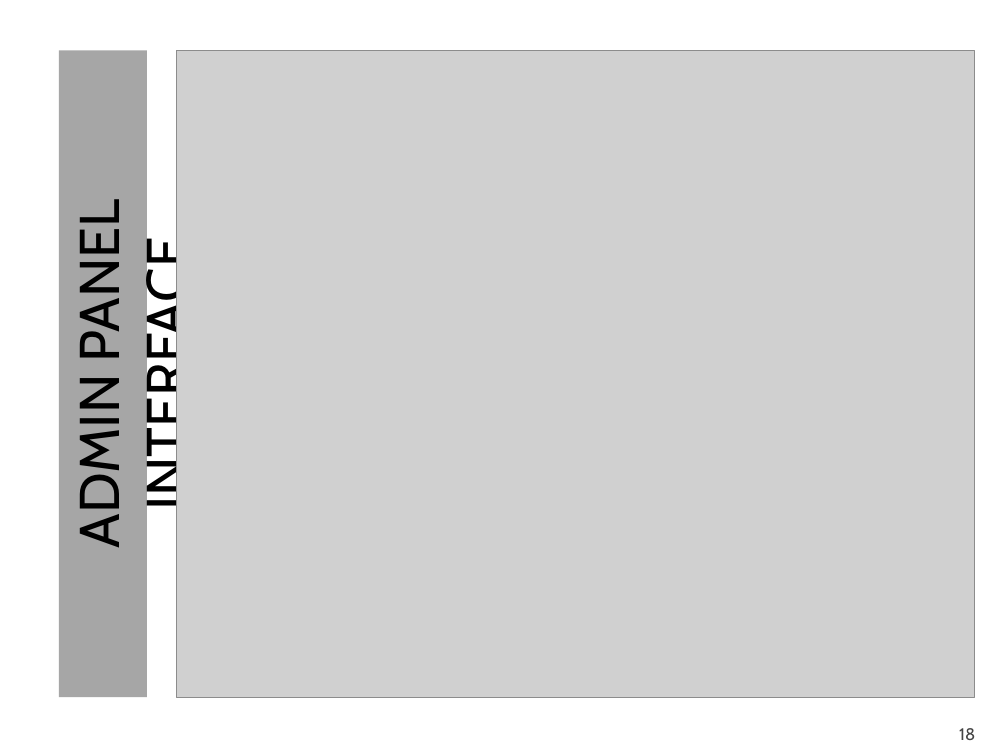
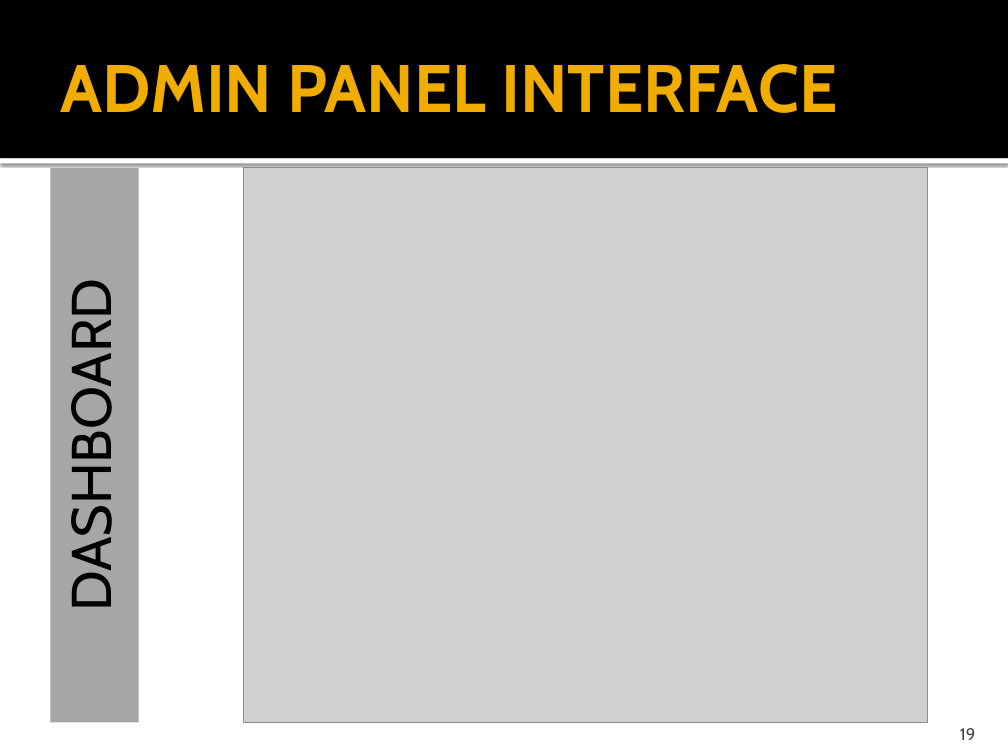
Before and after one commit to Charles-Stephen/Movie_EPROJECT, a slide deck: slide 19 of mydocs/Document.pptx (slide 18 before the commit). Drawn at 1008x756 pixels with LibreOffice and Linux fonts; fonts in the diff are those of the drawing; grey boxes stand for pictures. Boxes give left, top, right and bottom in pixels: in the first picture for what was removed or moved away, otherwise in the second. Text is boxed around its words. In the diff, an @@ line names an element or a change of style, - is before the commit and + after.

```diff
--- a/mydocs/Document.pptx
+++ b/mydocs/Document.pptx
@@ rectangle added at <box>0,0,1008,158</box>, fill #000000 @@
@@ title added at <box>60,64,837,113</box>, 48 pt, text #F0AD00, bold @@
+ADMIN PANEL INTERFACE
@@ rectangle added at <box>0,158,1008,163</box>, fill #FFFFFF @@
@@ rectangle "DASHBOARD": place and size @@
-rectangle "DASHBOARD" at <box>58,50,147,698</box>
+rectangle "DASHBOARD" at <box>50,168,139,723</box>
@@ picture: place and size @@
-picture at <box>176,50,975,698</box>
+picture at <box>244,168,928,723</box>
@@ text in rectangle at <box>57,311,125,601</box>: text changed @@
-ADMIN PANEL INTERFACE
+DASHBOARD
@@ page number at <box>960,728,976,740</box>: text changed @@
-18
+19
```
Also in this commit, not shown: 1 other slide changed, 14 slides added.
